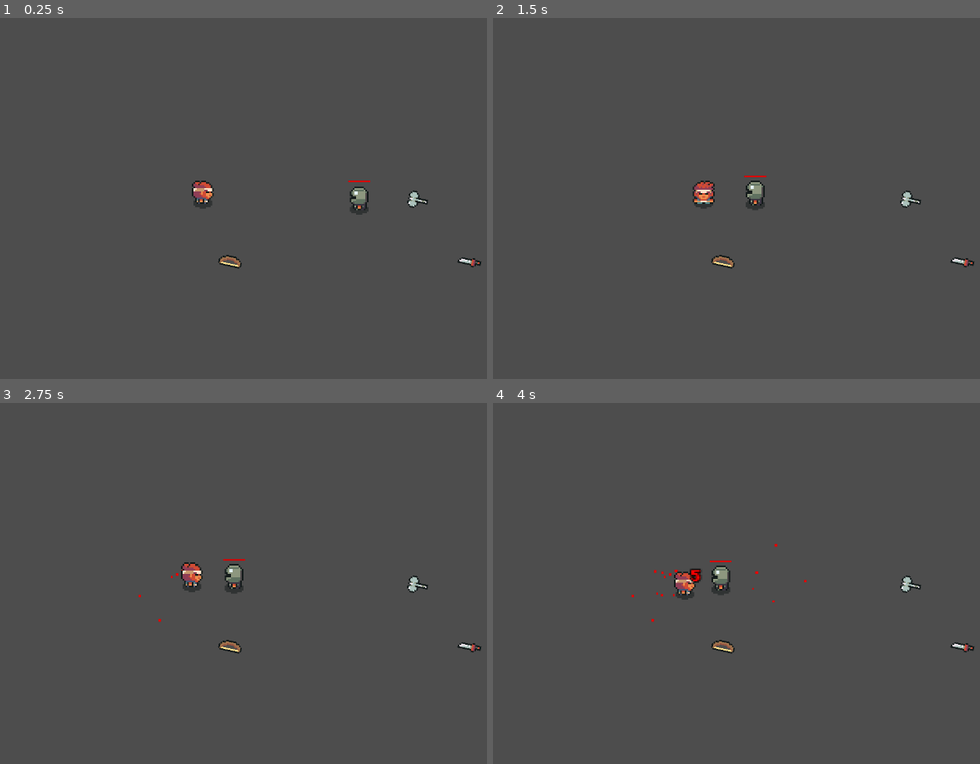
Above: before the commit, frames 1-4 (two rows, left to right).
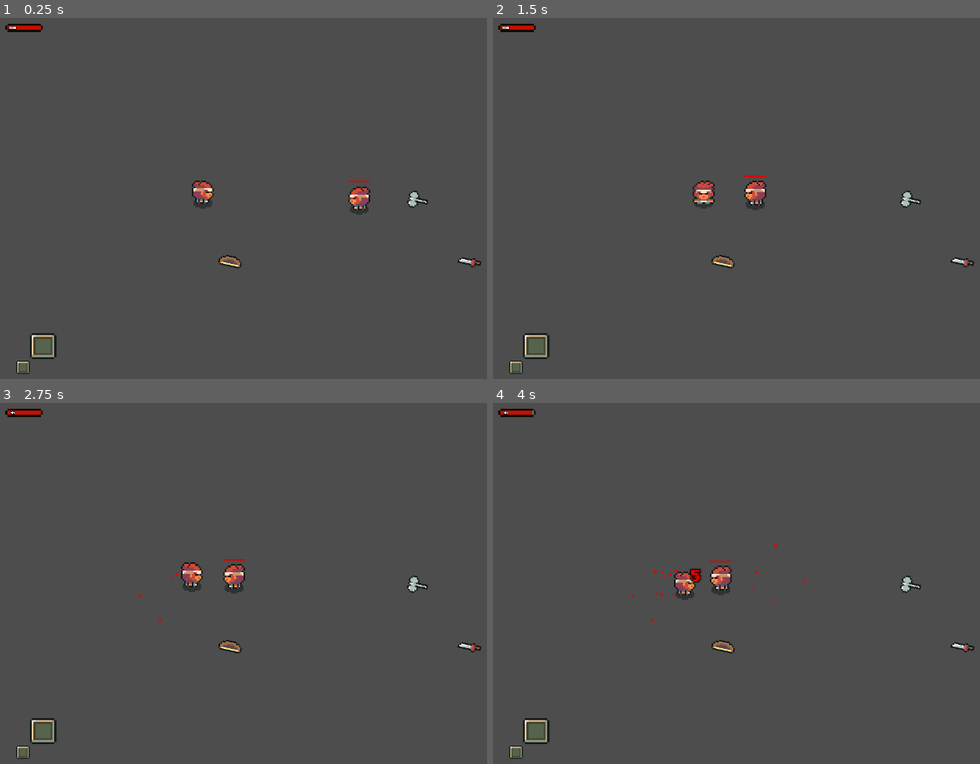
Above: after the commit, the same moments.

Repository: lucaslprimo/TheRPGProject
Game: Godot game, scene res://project/scenes/TestScene.tscn
Two runs of this game, one before a commit and one after it. Both use one fixed random seed, a clock stepped at 60 frames per second and the inputs below.
Inputs (mouse positions are in pixels of both pictures, inside the frame that each line leads up to):
- Up to frame 1 (0.25 s): no input
- Up to frame 2 (1.5 s): move the mouse to (970, 184) at 0.52 s; hold Right (move_right) 0.53-1.28 s; hold F (interact) 0.53-1.28 s; click (970, 184) at 0.67 s; tap R (swap_weapons, bound only after the commit) at 0.8, 1.35 s; move the mouse to (692, 223) at 1.27 s; hold Down (move_down) from 1.28 s (still down)
- Up to frame 3 (2.75 s): tap F (interact) at 1.55 s; move the mouse to (399, 507) at 2.02 s; release Down (move_down) at 2.03 s; press the mouse at (399, 507) at 2.03 s; hold Right (move_right) from 2.03 s (still down); tap R (swap_weapons, bound only after the commit) at 2.3 s
- Up to frame 4 (4 s): tap Enter at 2.75 s; move the mouse to (790, 662) at 2.77 s; release Right (move_right) at 2.78 s; release the mouse at (790, 662) at 2.78 s; hold Up (move_up) 2.78-3.53 s; tap F (interact) at 2.85 s; click (790, 662) at 2.92 s; move the mouse to (outside the picture) at 3.52 s; hold Left (move_left) from 3.53 s (still down); hold Right mouse button (move) from 3.53 s (still down); tap R (swap_weapons, bound only after the commit) at 3.8 s

The runs differ from the first frame. In frame 1, 0.7% of the frame differs, in the area x 1-77%, y 1-99%; in frame 2, 0.7%, in the area x 1-57%, y 1-99%; in frame 3, 0.7%; in frame 4, 0.7%.

Commit message:
Feat + Refactor: PlayerUI and MainController Refactor

Diff:
--- a/project.godot
+++ b/project.godot
@@ -107,6 +107,11 @@
 "events": [Object(InputEventKey,"resource_local_to_scene":false,"resource_name":"","device":-1,"window_id":0,"alt_press …(192 unchanged characters)…
 ]
 }
+swap_weapons={
+"deadzone": 0.2,
+"events": [Object(InputEventKey,"resource_local_to_scene":false,"resource_name":"","device":-1,"window_id":0,"alt_pressed":false,"shift_pressed":false,"ctrl_pressed":false,"meta_pressed":false,"pressed":false,"keycode":0,"physical_keycode":82,"key_label":0,"unicode":82,"location":0,"echo":false,"script":null)
+]
+}
 
 [layer_names]
 
--- a/project/scenes/Enemy.tscn
+++ b/project/scenes/Enemy.tscn
@@ -7,7 +7,7 @@
 collision_layer = 2048
 collision_mask = 2049
 
-[node name="AnimCtrl" parent="." index="0" node_paths=PackedStringArray("input_hanlder")]
+[node name="AnimCtrl" parent="." index="1" node_paths=PackedStringArray("input_hanlder")]
 input_hanlder = NodePath("../EnemyAIComponenent")
 
 [node name="Attack1" parent="MeleeWeapon/FX_group" index="0"]
@@ -22,23 +22,23 @@
 collision_layer = 512
 collision_mask = 4
 
-[node name="Hurtbox" parent="." index="6"]
+[node name="Hurtbox" parent="." index="7"]
 collision_layer = 256
 collision_mask = 0
 
-[node name="StateMachine" parent="." index="7" node_paths=PackedStringArray("input_handler")]
+[node name="StateMachine" parent="." index="8" node_paths=PackedStringArray("input_handler")]
 input_handler = NodePath("../EnemyAIComponenent")
 
-[node name="AttackingComponent" parent="." index="8"]
+[node name="AttackingComponent" parent="." index="9"]
 cooldown = 2.0
 
-[node name="ShootingComponent" parent="." index="9"]
+[node name="ShootingComponent" parent="." index="10"]
 cooldown_time = 1.0
-
-[node name="MovementComponent" parent="." index="10"]
-max_speed = 50
 
 [node name="EnemyAIComponenent" type="Node" parent="." index="11"]
 script = ExtResource("2_hgxob")
 attack_distance = 30.0
 metadata/_custom_type_script = "uid://cr5xyqinmscmn"
+
+[node name="MovementComponent" parent="." index="12"]
+max_speed = 50
--- a/project/scenes/HumanoidBase.tscn
+++ b/project/scenes/HumanoidBase.tscn
@@ -1,25 +1,26 @@
-[gd_scene load_steps=67 format=3 uid="uid://c8xs5tiuk8csl"]
+[gd_scene load_steps=68 format=3 uid="uid://c8xs5tiuk8csl"]
 
 [ext_resource type="Script" uid="uid://dkn878huqsmrg" path="res://project/scripts/humanoids/humanoid_base.gd" id="1_e3xw2"]
-[ext_resource type="Texture2D" uid="uid://bj1tn7or31ghj" path="res://project/assets/Characters/Shadow.png" id="1_x2all"]
-[ext_resource type="Texture2D" uid="uid://byreayk5iby2y" path="res://project/assets/Characters/Hunter/SpriteSheet.png" id="2_8yvsn"]
+[ext_resource type="Texture2D" uid="uid://baifyngifhbto" path="res://project/assets/Characters/Shadow.png" id="1_x2all"]
+[ext_resource type="Texture2D" uid="uid://3w4547733bjn" path="res://project/assets/Characters/Hunter/SpriteSheet.png" id="2_8yvsn"]
+[ext_resource type="Script" uid="uid://cji568s78d5d3" path="res://project/scripts/humanoids/main_controller.gd" id="2_cj13g"]
 [ext_resource type="Script" uid="uid://cb8nmj1tedwys" path="res://project/scripts/components/hurtbox_component.gd" id="3_8yvsn"]
 [ext_resource type="Script" uid="uid://c0mwlx4wif2vh" path="res://project/scripts/humanoids/skin_manager.gd" id="3_x3p1x"]
 [ext_resource type="Script" uid="uid://c1c4on1mymyim" path="res://project/scripts/utils/state_machine/state_machine.gd" id="4_kqmbg"]
-[ext_resource type="Texture2D" uid="uid://tshqx1lt4pef" path="res://project/assets/fx/SlashCurved.png" id="5_7ub6x"]
+[ext_resource type="Texture2D" uid="uid://bcvgip3itvvnu" path="res://project/assets/fx/SlashCurved.png" id="5_7ub6x"]
 [ext_resource type="Script" uid="uid://c6y1t1dbmj457" path="res://project/scripts/humanoids/idle_state.gd" id="5_mgefr"]
-[ext_resource type="Texture2D" uid="uid://884bsfawq7m0" path="res://project/assets/Characters/Knight/SpriteSheet.png" id="5_xqs57"]
+[ext_resource type="Texture2D" uid="uid://c3ktyancgr6ov" path="res://project/assets/Characters/Knight/SpriteSheet.png" id="5_xqs57"]
 [ext_resource type="Script" uid="uid://bxw57tbquty01" path="res://project/scripts/components/attacking_component.gd" id="6_8xpxb"]
-[ext_resource type="Texture2D" uid="uid://bttwc2k7mne88" path="res://project/assets/Characters/Inspector/SpriteSheet.png" id="6_a3lht"]
+[ext_resource type="Texture2D" uid="uid://0h2qjw81em80" path="res://project/assets/Characters/Inspector/SpriteSheet.png" id="6_a3lht"]
 [ext_resource type="Script" uid="uid://cgq5xhooviis4" path="res://project/scripts/humanoids/walk_state.gd" id="6_mgefr"]
 [ext_resource type="Script" uid="uid://dypjgkp7aga7e" path="res://project/scripts/humanoids/humanoid_anim_ctrl.gd" id="7_c6dlt"]
-[ext_resource type="Texture2D" uid="uid://cihbp1dlkktwl" path="res://project/assets/fx/SlashCircle.png" id="7_hmw2o"]
+[ext_resource type="Texture2D" uid="uid://qs4hbvn742bo" path="res://project/assets/fx/SlashCircle.png" id="7_hmw2o"]
 [ext_resource type="Texture2D" uid="uid://ky27newy2hwv" path="res://project/assets/Weapons/Bow/Sprite.png" id="8_t6alg"]
 [ext_resource type="Script" uid="uid://c57fo620t84ns" path="res://project/scripts/components/movement_component.gd" id="8_wdesk"]
-[ext_resource type="Texture2D" uid="uid://dh12ajp7an34k" path="res://project/assets/Characters/LionYellow/SpriteSheet.png" id="8_y1gv5"]
+[ext_resource type="Texture2D" uid="uid://ct8ukvbjjskt8" path="res://project/assets/Characters/LionYellow/SpriteSheet.png" id="8_y1gv5"]
 [ext_resource type="Texture2D" uid="uid://bcbjvy4s43qye" path="res://project/assets/Weapons/Bow/Arrow.png" id="9_ti3im"]
 [ext_resource type="Script" uid="uid://8qf5fiyl4yu3" path="res://project/scripts/components/health_component.gd" id="14_a3lht"]
-[ext_resource type="PackedScene" uid="uid://cspwhyilq7l6" path="res://project/scenes/Blood.tscn" id="15_5dl4n"]
+[ext_resource type="PackedScene" path="res://project/scenes/Blood.tscn" id="15_5dl4n"]
 [ext_resource type="Script" uid="uid://dnmf7mwip03pk" path="res://project/scripts/components/hitbox_component.gd" id="16_7ub6x"]
 [ext_resource type="Script" uid="uid://12ilxwm2ct3k" path="res://project/scripts/humanoids/attack_state.gd" id="16_cri8v"]
 [ext_resource type="Script" uid="uid://dkwunag7epdha" path="res://project/scripts/humanoids/hurt_state.gd" id="17_x338g"]
@@ -1419,6 +1420,16 @@
 motion_mode = 1
 script = ExtResource("1_e3xw2")
 
+[node name="MainController" type="Node" parent="." node_paths=PackedStringArray("equipment_ctrl", "hpcp", "atkcp", "rangedcp", "collectorcp")]
+script = ExtResource("2_cj13g")
+equipment_ctrl = NodePath("../EquipmentCtrl")
+hpcp = NodePath("../HealthComponent")
+atkcp = NodePath("../AttackingComponent")
+rangedcp = NodePath("../ShootingComponent")
+collectorcp = NodePath("../CollectorComponent")
+starting_weapon_primary = ExtResource("26_f8gpl")
+starting_weapon_secondary = ExtResource("26_f8gpl")
+
 [node name="AnimCtrl" type="Node" parent="." node_paths=PackedStringArray("animator", "weapon_animator", "ranged_weapon_animator", "skin_sprite", "weapon_node", "weapon_sound_player")]
 script = ExtResource("7_c6dlt")
 animator = NodePath("../Skin/SkinAnimation")
@@ -1646,14 +1657,10 @@
 position = Vector2(0, -6)
 shape = SubResource("CircleShape2D_f8gpl")
 
-[node name="EquipmentCtrl" type="Node" parent="." node_paths=PackedStringArray("collector", "atkcp", "ranged_atkcp", "weapon_skin", "weapon_audio_player", "weapon_hit_player", "weapon_animation")]
+[node name="EquipmentCtrl" type="Node" parent="." node_paths=PackedStringArray("weapon_skin", "weapon_audio_player", "weapon_hit_player", "weapon_animation")]
 script = ExtResource("24_6cdaj")
 item_drop_template = ExtResource("25_ph6ji")
-collector = NodePath("../CollectorComponent")
-atkcp = NodePath("../AttackingComponent")
-ranged_atkcp = NodePath("../ShootingComponent")
 weapon_skin = NodePath("../MeleeWeapon/WeaponSkin")
-equiped_weapon = ExtResource("26_f8gpl")
 weapon_audio_player = NodePath("../WeaponSound")
 weapon_hit_player = NodePath("../HitSound")
 weapon_animation = NodePath("../MeleeWeapon/WeaponAnimation")
--- a/project/scenes/Player.tscn
+++ b/project/scenes/Player.tscn
@@ -28,7 +28,7 @@
 [node name="Player" groups=["players"] instance=ExtResource("1_gd4xd")]
 collision_layer = 8
 
-[node name="AnimCtrl" parent="." index="0" node_paths=PackedStringArray("input_hanlder")]
+[node name="AnimCtrl" parent="." index="1" node_paths=PackedStringArray("input_hanlder")]
 input_hanlder = NodePath("../PlayerInputHandler")
 
 [node name="Attack1" parent="MeleeWeapon/FX_group" index="0"]
@@ -43,11 +43,11 @@
 collision_layer = 2
 collision_mask = 256
 
-[node name="Hurtbox" parent="." index="6"]
+[node name="Hurtbox" parent="." index="7"]
 collision_layer = 4
 collision_mask = 0
 
-[node name="StateMachine" parent="." index="7" node_paths=PackedStringArray("input_handler")]
+[node name="StateMachine" parent="." index="8" node_paths=PackedStringArray("input_handler")]
 input_handler = NodePath("../PlayerInputHandler")
 
 [node name="hurt" parent="StateMachine" index="4"]
@@ -57,25 +57,31 @@
 script = ExtResource("2_qtec2")
 movcp = NodePath("../MovementComponent")
 
-[node name="MovementComponent" parent="." index="11"]
+[node name="MovementComponent" parent="." index="12"]
 max_speed = 150
 desceleration = 800
 
-[node name="EquipmentCtrl" parent="." index="15" node_paths=PackedStringArray("ui_pickup")]
-ui_pickup = NodePath("../InteractionControl/Label")
+[node name="EquipmentCtrl" parent="." index="16" node_paths=PackedStringArray("ui_pickup")]
+ui_pickup = NodePath("../InteractionUI/Label")
 
-[node name="HitSound" parent="." index="17"]
-volume_db = -10.0
+[node name="Blood" type="CPUParticles2D" parent="." index="18"]
+z_index = -10
+position = Vector2(0, -6)
+emitting = false
+one_shot = true
+explosiveness = 0.68
+randomness = 0.67
+direction = Vector2(0, -30)
+gravity = Vector2(0, 300)
+initial_velocity_min = 39.99
+initial_velocity_max = 145.44
+scale_amount_max = 3.0
+color = Color(0.90588236, 0, 0, 1)
 
-[node name="TextureProgressBar" parent="." index="18"]
-visible = false
-offset_top = -18.0
-offset_bottom = -17.0
-
-[node name="InteractionControl" type="Node2D" parent="." index="19"]
+[node name="InteractionUI" type="Node2D" parent="." index="19"]
 scale = Vector2(0.8, 0.8)
 
-[node name="Label" type="Label" parent="InteractionControl" index="0"]
+[node name="Label" type="Label" parent="InteractionUI" index="0"]
 visible = false
 offset_left = -87.0
 offset_top = -76.0
@@ -86,3 +92,11 @@
 label_settings = SubResource("LabelSettings_qtec2")
 horizontal_alignment = 1
 vertical_alignment = 1
+
+[node name="HitSound" parent="." index="20"]
+volume_db = -10.0
+
+[node name="TextureProgressBar" parent="." index="21"]
+visible = false
+offset_top = -18.0
+offset_bottom = -17.0
--- a/project/scenes/TestScene.tscn
+++ b/project/scenes/TestScene.tscn
@@ -6,8 +6,14 @@
 [ext_resource type="Resource" uid="uid://46bkny7e56tx" path="res://project/resources/weapons/sword.tres" id="4_vbvdg"]
 [ext_resource type="Resource" uid="uid://dharqcgbowdlv" path="res://project/resources/weapons/bow.tres" id="5_vbvdg"]
 [ext_resource type="PackedScene" uid="uid://cohfhpylefv2v" path="res://project/scenes/Enemy.tscn" id="6_vbvdg"]
+[ext_resource type="PackedScene" uid="uid://d3sk7t058hk1o" path="res://project/scenes/UI.tscn" id="7_g2a1q"]
+[ext_resource type="Script" uid="uid://2n7k70fbkcq4" path="res://project/scenes/game_manager.gd" id="8_tg816"]
 
 [node name="Main" type="Node2D"]
+
+[node name="GameManager" type="Node" parent="." node_paths=PackedStringArray("player_ui")]
+script = ExtResource("8_tg816")
+player_ui = NodePath("../Ui")
 
 [node name="Camera2D" type="Camera2D" parent="."]
 zoom = Vector2(3, 3)
@@ -29,4 +35,5 @@
 
 [node name="Enemy" parent="." instance=ExtResource("6_vbvdg")]
 position = Vector2(28, 4)
-selected_skin = 3
+
+[node name="Ui" parent="." instance=ExtResource("7_g2a1q")]
--- /dev/null
+++ b/project/scenes/UI.tscn
@@ -0,0 +1,79 @@
+[gd_scene load_steps=9 format=3 uid="uid://d3sk7t058hk1o"]
+
+[ext_resource type="Script" uid="uid://dygm7j578hjxq" path="res://project/scripts/ui_manager.gd" id="1_8wq16"]
+[ext_resource type="Texture2D" uid="uid://tn0v2ahnlapu" path="res://project/assets/ui/unchecked.png" id="1_fy0x8"]
+[ext_resource type="Texture2D" uid="uid://b8ibu0jnhgoni" path="res://project/assets/Weapons/Axe/Sprite.png" id="2_8wq16"]
+[ext_resource type="Texture2D" uid="uid://ky27newy2hwv" path="res://project/assets/Weapons/Bow/Sprite.png" id="3_8wq16"]
+[ext_resource type="Texture2D" uid="uid://dxbipn0rfv1wo" path="res://project/assets/ui/LifeBarMiniUnder.png" id="5_agp4d"]
+[ext_resource type="Texture2D" uid="uid://qfce3dlt6ryw" path="res://project/assets/ui/LifeBarMiniProgress.png" id="6_0dtjg"]
+[ext_resource type="FontFile" uid="uid://dgmfx26ownlxl" path="res://project/assets/font/font_normal.ttf" id="8_yq20d"]
+
+[sub_resource type="LabelSettings" id="LabelSettings_rechr"]
+font = ExtResource("8_yq20d")
+font_size = 9
+outline_size = 4
+outline_color = Color(0, 0, 0, 1)
+
+[node name="Ui" type="CanvasLayer" node_paths=PackedStringArray("sprite_primary", "sprite_secondary", "hp_bar", "hp_label")]
+layer = 50
+script = ExtResource("1_8wq16")
+sprite_primary = NodePath("WeaponSwap/WeaponSlot_1/WeaponSprite_Primary")
+sprite_secondary = NodePath("WeaponSwap/WeaponSlot_2/WeaponSprite_Secondary")
+hp_bar = NodePath("PlayerInfo/TextureProgressBar")
+hp_label = NodePath("PlayerInfo/TextureProgressBar/Label")
+
+[node name="WeaponSwap" type="Node2D" parent="."]
+position = Vector2(7, 730)
+scale = Vector2(1.2, 1.2)
+
+[node name="WeaponSlot_1" type="Sprite2D" parent="WeaponSwap"]
+position = Vector2(66.5, -81.5)
+scale = Vector2(3, 2.942)
+texture = ExtResource("1_fy0x8")
+
+[node name="WeaponSprite_Primary" type="Sprite2D" parent="WeaponSwap/WeaponSlot_1"]
+position = Vector2(0, 0.018943934)
+rotation = -0.4956735
+scale = Vector2(1.3, 1.3)
+texture = ExtResource("2_8wq16")
+
+[node name="WeaponSlot_2" type="Sprite2D" parent="WeaponSwap"]
+position = Vector2(35, -47)
+scale = Vector2(1.5, 1.4937079)
+texture = ExtResource("1_fy0x8")
+
+[node name="WeaponSprite_Secondary" type="Sprite2D" parent="WeaponSwap/WeaponSlot_2"]
+position = Vector2(0, 0.018943934)
+rotation = -0.4956735
+scale = Vector2(1.3, 1.3)
+texture = ExtResource("3_8wq16")
+
+[node name="PlayerInfo" type="Node2D" parent="."]
+
+[node name="TextureProgressBar" type="TextureProgressBar" parent="PlayerInfo"]
+anchors_preset = 15
+anchor_right = 1.0
+anchor_bottom = 1.0
+offset_left = 15.0
+offset_top = 14.0
+offset_right = 33.0
+offset_bottom = 18.0
+grow_horizontal = 2
+grow_vertical = 2
+scale = Vector2(4, 4)
+value = 80.0
+texture_under = ExtResource("5_agp4d")
+texture_progress = ExtResource("6_0dtjg")
+tint_progress = Color(0.8597288, 0.31907532, 0, 1)
+
+[node name="Label" type="Label" parent="PlayerInfo/TextureProgressBar"]
+layout_mode = 0
+offset_left = -4.25
+offset_top = -1.25
+offset_right = 71.75
+offset_bottom = 26.75
+scale = Vector2(0.2, 0.2)
+text = "100"
+label_settings = SubResource("LabelSettings_rechr")
+horizontal_alignment = 1
+vertical_alignment = 1
--- /dev/null
+++ b/project/scenes/game_manager.gd
@@ -0,0 +1,10 @@
+extends Node
+
+@export var player_ui:PlayerUI
+var player:Node2D
+
+func _ready() -> void:
+	var player = get_tree().get_first_node_in_group(&"players")
+	if player:
+		var player_main_controller:MainController= player.get_node("MainController")
+		player_main_controller.player_ui = player_ui
--- a/project/scripts/components/pickup_component.gd
+++ b/project/scripts/components/pickup_component.gd
@@ -8,7 +8,8 @@
 		return "Unknown"
 
 func get_item():
-	return owner
+	if owner is Item:
+		return owner
 
 func delete():
 	owner.queue_free()
--- a/project/scripts/humanoids/equipment_ctrl.gd
+++ b/project/scripts/humanoids/equipment_ctrl.gd
@@ -1,77 +1,83 @@
 class_name EquipmentController
 extends Node
 
-const pickup_text = "[F] to pickup "
+const PICKUP_TEXT := "[F] to pickup "
+const MAX_WEAPON_SLOTS := 2
 
 @export var item_drop_template:PackedScene
 @export var inv:InventoryComponent
-@export var collector:CollectorComponent
-@export var atkcp:AttackingComponent
-@export var ranged_atkcp:ShootingComponent
 @export var weapon_skin:Sprite2D
 @export var ui_pickup:Label
-@export var equiped_weapon:WeaponData
+
 @export var weapon_audio_player:AudioStreamPlayer2D
 @export var weapon_hit_player:AudioStreamPlayer2D
 @export var weapon_animation:AnimationPlayer
 
 var can_pickup:bool = false
 
+var equiped_weapons:Array = []
+var selected_weapon_slot = 1
+
+signal equiped_weapon(weapon:WeaponData)
+signal dropped_weapon()
+
 func _ready() -> void:
-	collector.allow_pickup.connect(_on_allow_pickup)
-	collector.deny_pickup.connect(_on_deny_pickup)
+	pass
 
-	equip_new_weapon(equiped_weapon)
+func starting_weapons(primary_weapon:WeaponData, secondary_weapon:WeaponData):
+	equiped_weapons.append(primary_weapon)
+	equiped_weapons.append(secondary_weapon)
+	equip_new_weapon(primary_weapon)
 
-func _on_allow_pickup(_info:String):
+func allow_pickup(_info:String):
 	can_pickup = true
 	show_ui(_info)
 
-func _on_deny_pickup():
+func deny_pickup():
 	can_pickup = false
 	hide_ui()
 
-func _input(event: InputEvent) -> void:
-	if owner.is_in_group(&"players"):
-		if event.is_action_pressed("interact"):
-			pickup()
+func pickup(weapon:WeaponData):
+	if not weapon:
+		return
 
-func pickup():
-	var item = collector.pickup()
-	if item is Item:
-		if item.data is WeaponData:
-			drop_equiped_weapon()
-			equip_new_weapon(item.data)
+	drop_equiped_weapon()
+	equip_new_weapon(weapon)
 
 func drop_equiped_weapon():
-	if equiped_weapon.name != "unarmed":
+	if get_selected_weapon().name != "unarmed":
 		var drop:Item = item_drop_template.instantiate()
-		drop.data = equiped_weapon
+		drop.data = get_selected_weapon()
 		drop.global_position = owner.global_position
 		get_tree().root.add_child(drop)
+		dropped_weapon.emit()
 
 
 func equip_new_weapon(weapon:WeaponData):
-	match weapon.weapon_type:
-		WeaponData.WeaponType.MELEE:
-			atkcp.damage = weapon.damage
-			atkcp.knockback_force = weapon.knockback_force
-		WeaponData.WeaponType.RANGED:
-			ranged_atkcp.damage = weapon.damage
-			ranged_atkcp.knockback_force = weapon.knockback_force
-
-	equiped_weapon = weapon
+	set_weapon_to_selected_slot(weapon)
 	weapon_animation.speed_scale = weapon.atk_speed
 	weapon_skin.texture = weapon.sprite
 	weapon_skin.flip_v = weapon.flip_v
 	weapon_audio_player.stream = weapon.weapon_sound
 	weapon_hit_player.stream = weapon.weapon_hit_sound
+	equiped_weapon.emit(weapon)
 
 func show_ui(item_name: String):
 	if ui_pickup:
-		ui_pickup.text = pickup_text + item_name
+		ui_pickup.text = PICKUP_TEXT + item_name
 		ui_pickup.visible = true
 
 func hide_ui():
 	if ui_pickup:
 		ui_pickup.visible = false
+
+func get_selected_weapon():
+	return equiped_weapons[selected_weapon_slot-1]
+
+func set_weapon_to_selected_slot(weapon:WeaponData):
+	equiped_weapons[selected_weapon_slot-1] = weapon
+
+func swap_weapon():
+	selected_weapon_slot+=1
+	if selected_weapon_slot > MAX_WEAPON_SLOTS:
+		selected_weapon_slot = 1
--- a/project/scripts/humanoids/idle_state.gd
+++ b/project/scripts/humanoids/idle_state.gd
@@ -8,7 +8,7 @@
 	state_machine.animator.play_anim(&"idle")
 
 func _should_attack():
-	match equip_ctrl.equiped_weapon.weapon_type:
+	match equip_ctrl.get_selected_weapon().weapon_type:
 		WeaponData.WeaponType.MELEE:
 			state_machine.stack_state(&"attack", false)
 		WeaponData.WeaponType.RANGED:
--- /dev/null
+++ b/project/scripts/humanoids/main_controller.gd
@@ -0,0 +1,84 @@
+class_name MainController
+extends Node
+
+@export var player_ui:PlayerUI:
+	set(value):
+		player_ui = value
+
+@export var equipment_ctrl:EquipmentController
+@export var hpcp:HealthComponent
+@export var atkcp:AttackingComponent
+@export var rangedcp:ShootingComponent
+@export var collectorcp:CollectorComponent
+
+@export var starting_weapon_primary:WeaponData
+@export var starting_weapon_secondary:WeaponData
+
+
+func _ready() -> void:
+	equipment_ctrl.equiped_weapon.connect(_on_equiped_weapon)
+	equipment_ctrl.dropped_weapon.connect(_on_dropped_weapon)
+
+	equipment_ctrl.starting_weapons(starting_weapon_primary, starting_weapon_secondary)
+
+	collectorcp.allow_pickup.connect(_on_allow_pickup)
+	collectorcp.deny_pickup.connect(_on_deny_pickup)
+
+	hpcp.hp_changed.connect(_on_health_changed)
+
+	if player_ui:
+		player_ui.setup_hp(hpcp.max_hp)
+
+func _on_equiped_weapon(_weapon:WeaponData):
+	match _weapon.weapon_type:
+		WeaponData.WeaponType.MELEE:
+			atkcp.damage = _weapon.damage
+			atkcp.knockback_force = _weapon.knockback_force
+		WeaponData.WeaponType.RANGED:
+			rangedcp.damage = _weapon.damage
+			rangedcp.knockback_force = _weapon.knockback_force
+
+
+func _input(event: InputEvent) -> void:
+	if owner.is_in_group(&"players"):
+		if event.is_action_pressed("interact"):
+			var item = collectorcp.pickup()
+			if item is Item:
+				if item.data is WeaponData:
+					equipment_ctrl.pickup(item.data)
+
+		if event.is_action_pressed("swap_weapons"):
+			equipment_ctrl.swap_weapon()
+			player_ui.swap_slots()
+
+
+func _update_primary_weapon_ui(_weapon:WeaponData):
+	if not player_ui:
+		return
+
+	player_ui.update_primary_slot(_weapon)
+
+func _on_swaped_weapon():
+	if not player_ui:
+		return
+
+	player_ui.swap_slots()
+
+func _on_dropped_weapon():
+	if not player_ui:
+		return
+
+	player_ui.clear_primary_slot()
+
+
+func _on_health_changed(_old_hp, _new_hp):
+	if not player_ui:
+		return
+
+	player_ui.update_hp(_new_hp)
+
+func _on_allow_pickup(_info:String):
+	equipment_ctrl.allow_pickup(_info)
+
+func _on_deny_pickup():
+	equipment_ctrl.deny_pickup()
--- a/project/scripts/humanoids/walk_state.gd
+++ b/project/scripts/humanoids/walk_state.gd
@@ -15,7 +15,7 @@
 	check_input_vector()
 
 func _should_attack():
-	match equip_ctrl.equiped_weapon.weapon_type:
+	match equip_ctrl.get_selected_weapon().weapon_type:
 		WeaponData.WeaponType.MELEE:
 			state_machine.stack_state(&"attack", false)
 		WeaponData.WeaponType.RANGED:
--- /dev/null
+++ b/project/scripts/ui_manager.gd
@@ -0,0 +1,46 @@
+class_name PlayerUI
+extends CanvasLayer
+
+@export var sprite_primary:Sprite2D
+@export var sprite_secondary:Sprite2D
+@export var hp_bar:TextureProgressBar
+@export var hp_label:Label
+
+@export var unarmed_sprite:Texture2D
+
+func _ready() -> void:
+	update_primary_slot(null)
+	update_secondary_slot(null)
+
+func update_primary_slot(weapon:WeaponData):
+	if weapon:
+		sprite_primary.texture = weapon.sprite
+	else:
+		sprite_primary.texture = unarmed_sprite
+
+func update_secondary_slot(weapon:WeaponData):
+	if weapon:
+		sprite_secondary.texture = weapon.sprite
+	else:
+		sprite_secondary.texture = unarmed_sprite
+
+func clear_primary_slot():
+	update_primary_slot(null)
+
+func clear_secondary_slot():
+	update_secondary_slot(null)
+
+func setup_hp(max_hp:int):
+	hp_bar.max_value = max_hp
+	hp_bar.value = max_hp
+	hp_label.text = str(max_hp)
+
+func update_hp(hp:int):
+	if hp >= 0:
+		hp_bar.value = hp
+		hp_label.text = str(hp)
+
+func swap_slots():
+	var temp = sprite_primary.texture
+	sprite_primary.texture = sprite_secondary.texture
+	sprite_secondary.texture = temp
Binary file added: project/assets/ui/LifeBarMiniProgress.png
Binary file added: project/assets/ui/LifeBarMiniUnder.png
Binary file added: project/assets/ui/radio_checked.png
Binary file added: project/assets/ui/radio_unchecked.png
Binary file added: project/assets/ui/unchecked.png
Binary file added: project/assets/ui/unchecked_disabled.png
Not shown: 1 places in project/scenes/HumanoidBase.tscn that only renumber resources
Not shown: 1 places in project/scenes/TestScene.tscn that only renumber resources
Not shown, added: project/scenes/game_manager.gd.uid
Not shown, added: project/scripts/humanoids/main_controller.gd.uid
Not shown, added: project/scripts/ui_manager.gd.uid
